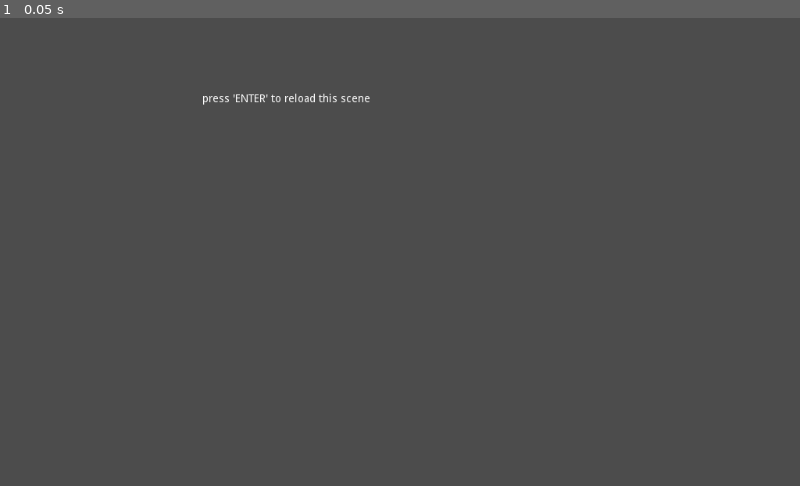
Above: before the commit, frame 1.
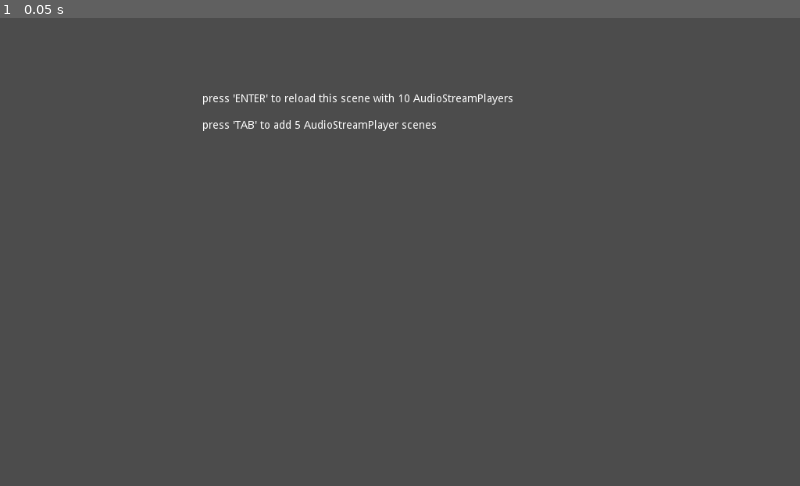
Above: after the commit, the same moment.

Repository: wizbane/godot-audio-bug
Game: Godot game, scene res://Main.tscn
Same seed, same stepped clock (60 frames per second), same inputs: the game is played once before the commit and once after it.
Inputs:
- Up to frame 1 (0.05 s): no input

The runs differ from the first frame. In frame 1, 0.4% of the frame differs, in the area x 25-65%, y 16-25%.

Commit message:
added example with only adding to scene

Diff:
--- /dev/null
+++ b/AudioStreamPlayer.tscn
@@ -0,0 +1,8 @@
+[gd_scene load_steps=2 format=2]
+
+[ext_resource path="res://triangle.ogg" type="AudioStream" id=1]
+
+[node name="AudioStreamPlayer" type="AudioStreamPlayer"]
+stream = ExtResource( 1 )
+volume_db = -80.0
+stream_paused = true
--- a/Main.gd
+++ b/Main.gd
@@ -4,7 +4,7 @@
 # Declare member variables here. Examples:
 # var a = 2
 # var b = "text"
-
+onready var sfx = preload("res://AudioStreamPlayer.tscn")
 
 # Called when the node enters the scene tree for the first time.
 func _ready():
@@ -17,3 +17,9 @@
 	if Input.is_action_just_pressed("ui_accept"):
 		print("Reload ----- ", get_instance_id())
 		get_tree().reload_current_scene()
+
+	if Input.is_action_just_pressed("ui_focus_next"):
+		print("Add 5 AudioStreamPlayers (Set to -80db, stream paused)----- ")
+		for i in range(5):
+			var new_sfx = sfx.instance()
+			add_child(new_sfx)
--- a/Main.tscn
+++ b/Main.tscn
@@ -1,7 +1,8 @@
-[gd_scene load_steps=3 format=2]
+[gd_scene load_steps=4 format=2]
 
 [ext_resource path="res://triangle.ogg" type="AudioStream" id=1]
 [ext_resource path="res://Main.gd" type="Script" id=2]
+[ext_resource path="res://AudioStreamPlayer.tscn" type="PackedScene" id=3]
 
 [node name="Main" type="Node2D"]
 script = ExtResource( 2 )
@@ -11,10 +12,11 @@
 margin_top = 97.0
 margin_right = 590.0
 margin_bottom = 291.0
-text = "press 'ENTER' to reload this scene"
+text = "press 'ENTER' to reload this scene with 10 AudioStreamPlayers
 
-[node name="AudioStreamPlayer" type="AudioStreamPlayer" parent="."]
-stream = ExtResource( 1 )
+press 'TAB' to add 5 AudioStreamPlayer scenes"
+
+[node name="AudioStreamPlayer" parent="." instance=ExtResource( 3 )]
 
 [node name="AudioStreamPlayer2" type="AudioStreamPlayer" parent="."]
 stream = ExtResource( 1 )
